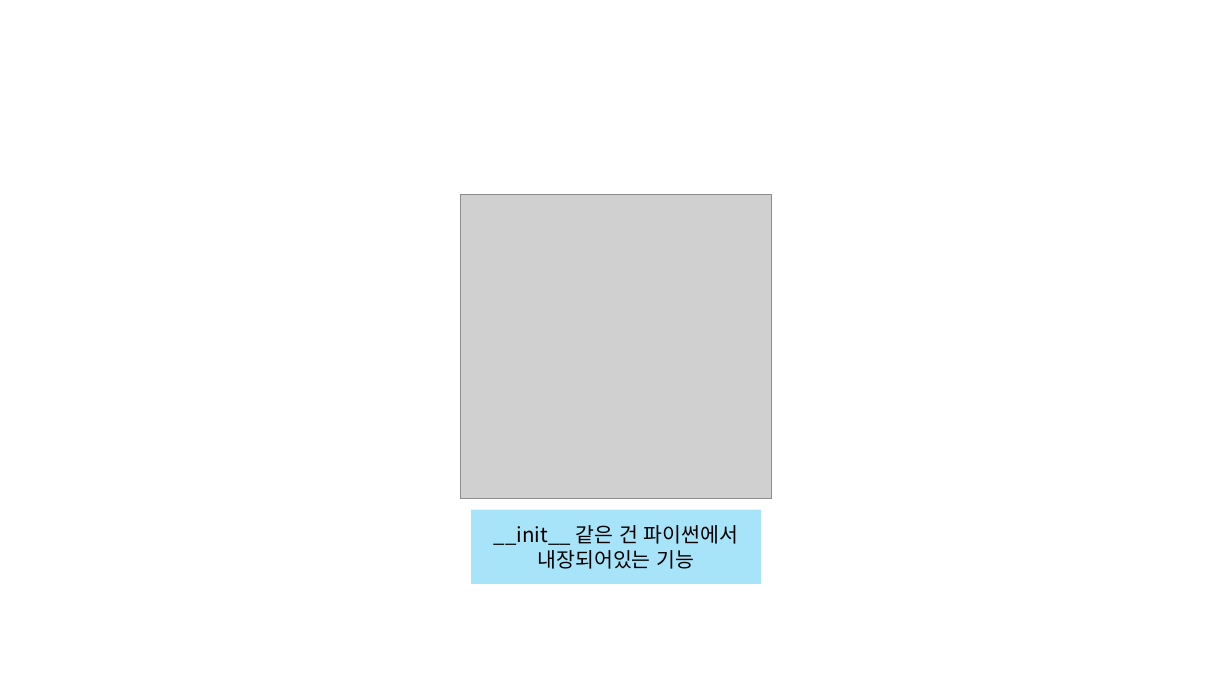
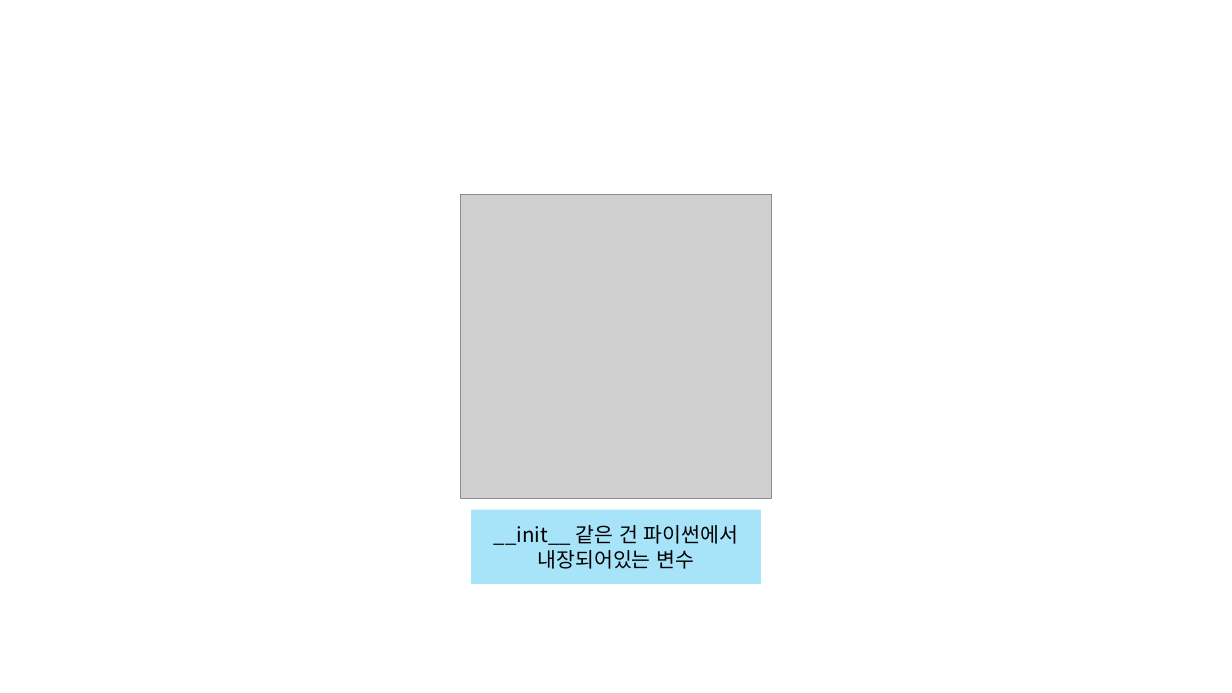
Before and after one commit to Linea89kr/classSIAT, a slide deck: slide 3 of 99. Lecture note in ppt/8. Python4, ES6.pptx. Drawn at 1232x693 pixels with LibreOffice and Linux fonts; fonts in the diff are those of the drawing; grey boxes stand for pictures. Boxes give left, top, right and bottom in pixels: in the first picture for what was removed or moved away, otherwise in the second. Text is boxed around its words. In the diff, an @@ line names an element or a change of style, - is before the commit and + after.

```diff
--- a/99. Lecture note in ppt/8. Python4, ES6.pptx
+++ b/99. Lecture note in ppt/8. Python4, ES6.pptx
@@ text in rectangle at bbox=[494, 525, 738, 569]: text changed @@
-__init__ 같은 건 파이썬에서 내장되어있는 기능
+__init__ 같은 건 파이썬에서 내장되어있는 변수
```
Also in this commit, not shown: 7 other slides changed, 10 slides added, 1 slide removed, 4 other files.
